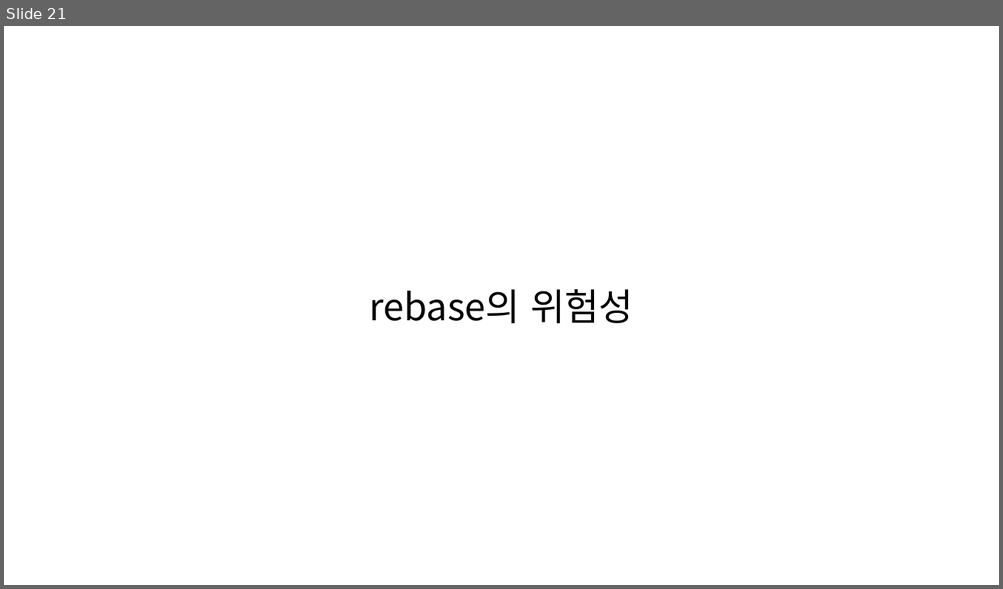
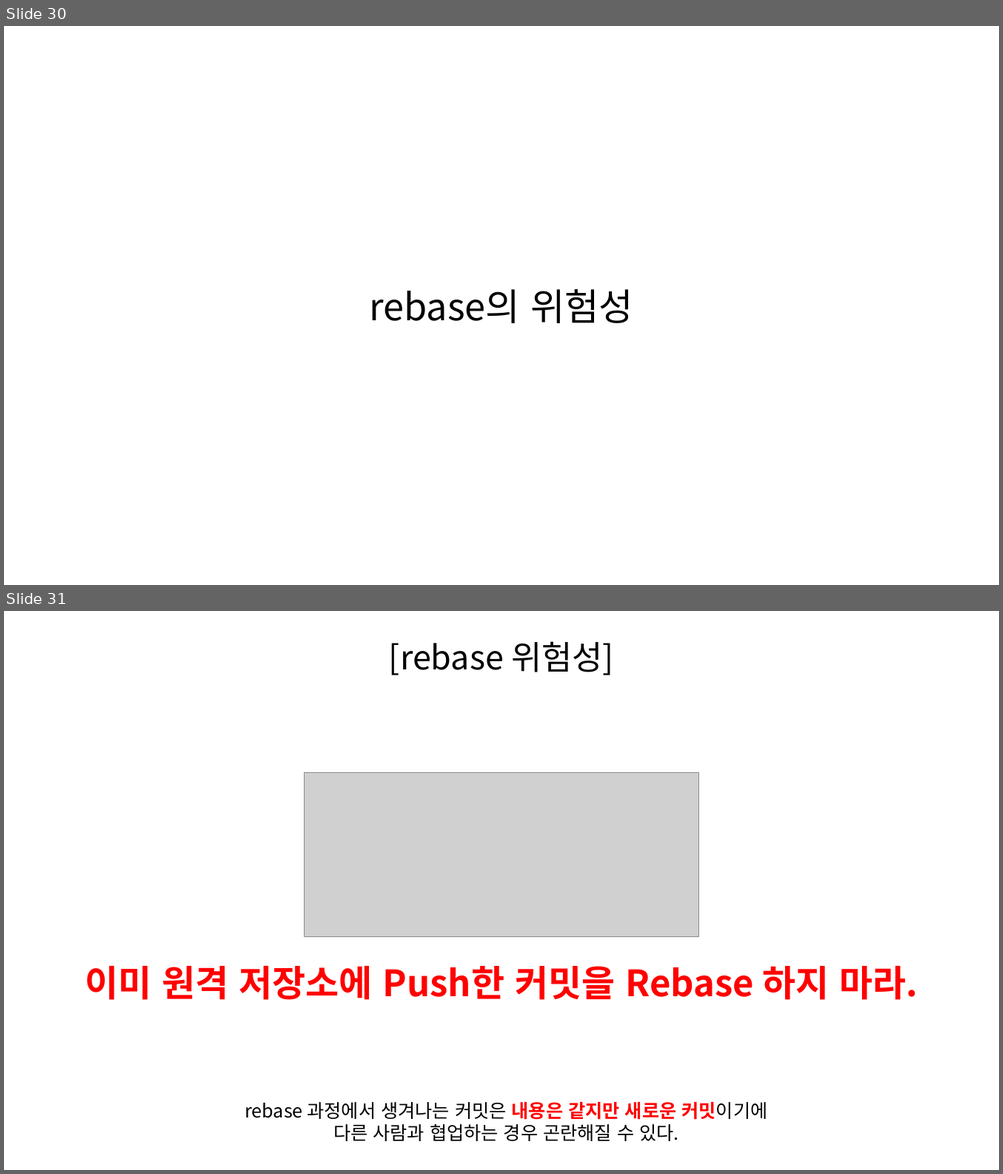
Before and after one commit to SeungHeeNoh/study_well, a slide deck: docs/9. rebase.pptx. Shown one above the other, each under a label of ours: slide 21 before the commit, slides 30 and 31 after it. The pictures are 1003x589 and 1003x1174 pixels, drawn with LibreOffice and Linux fonts; fonts in the diff are those of the drawing; grey boxes stand for pictures. Boxes give left, top, right and bottom in pixels: in the first picture for what was removed or moved away, otherwise in the second. Text is boxed around its words. In the diff, an @@ line names an element or a change of style, - is before the commit and + after.

Commit message:
study 자료 생성 > 9. rebase 자료 보강

```diff
--- a/docs/9. rebase.pptx
+++ b/docs/9. rebase.pptx
@@ slide 31 added at (x1=4, y1=611, x2=999, y2=1170), background #FFFFFF @@
@@ text added at (x1=389, y1=641, x2=614, y2=675), 32 pt, text #000000 @@
+[rebase 위험성]
@@ picture added at (x1=304, y1=773, x2=699, y2=937) @@
@@ text added at (x1=85, y1=966, x2=917, y2=1000), 35 pt, text #FF0000, bold @@
+이미 원격 저장소에 Push한 커밋을 Rebase 하지 마라.
@@ text added at (x1=244, y1=1102, x2=768, y2=1142), 18 pt, text #000000 @@
+rebase 과정에서 생겨나는 커밋은 내용은 같지만 새로운 커밋이기에
+다른 사람과 협업하는 경우 곤란해질 수 있다.
@@ what was slide 21 is now slide 30 @@
```
Also in this commit, not shown: 6 slides changed, 29 other slides added.
